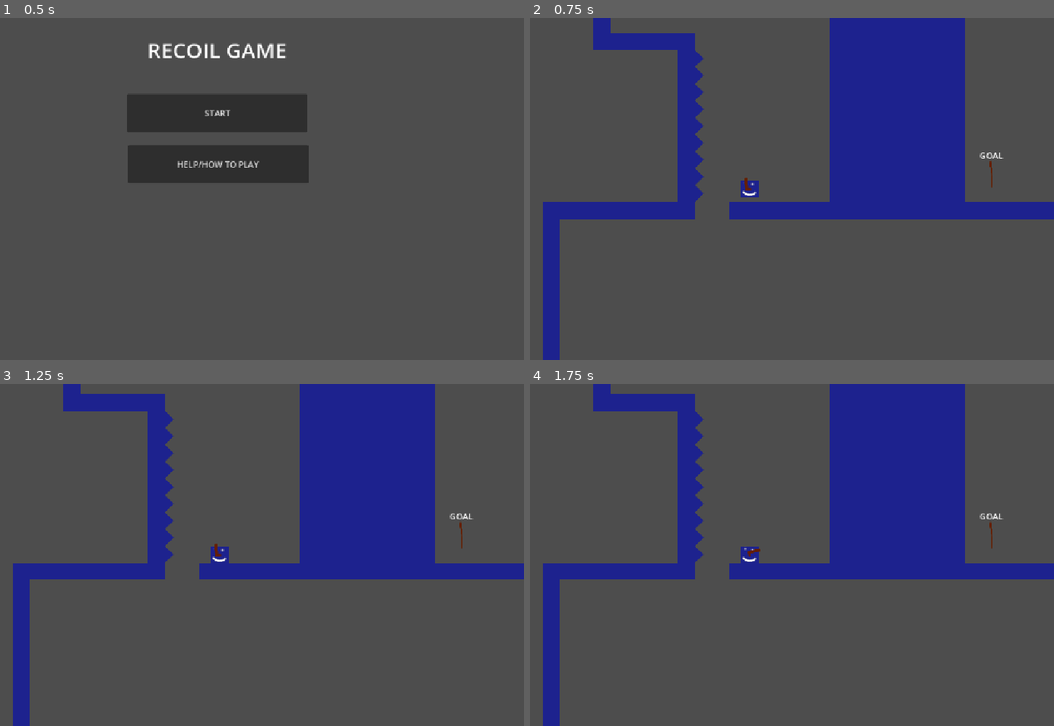
Above: before the commit, frames 1-4 (two rows, left to right).
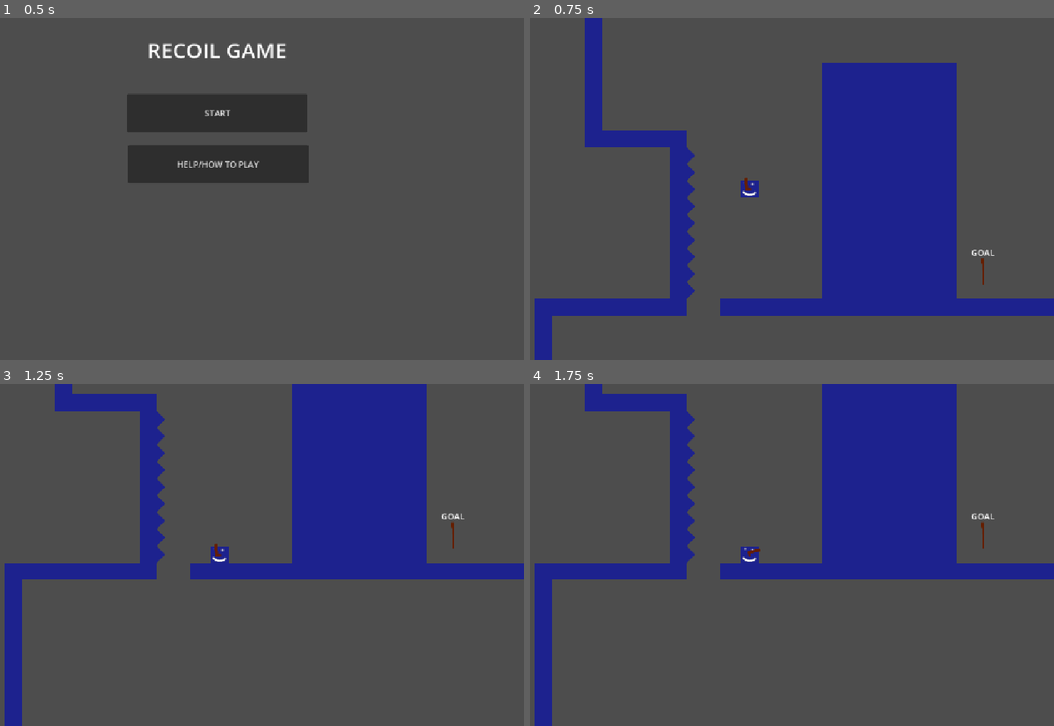
Above: after the commit, the same moments.

Repository: ejoit/Shooter-Game
Game: Godot game, scene res://Scenes/tile_screen.tscn
Same seed, same stepped clock (60 frames per second), same inputs: the game is played once before the commit and once after it.
Inputs (mouse positions are in pixels of both pictures, inside the frame that each line leads up to):
- Up to frame 1 (0.5 s): no input
- Up to frame 2 (0.75 s): click "START" at 0.5 s
- Up to frame 3 (1.25 s): no input
- Up to frame 4 (1.75 s): tap Enter (ui_accept) at 1.25, 1.52 s; move the mouse to (881, 537) at 1.27 s; hold Right (ui_right) from 1.28 s (still down); click (881, 537) at 1.35 s

Frame 1 is identical in both runs. In frame 2, 25% of the frame differs, in the area x 0-100%, y 0-100%; in frame 3, 4.9%; in frame 4, 4.9%.

Commit message:
YEYYEYEYSYYSYS
IT CHAGES STATE
this might actually work fuck yeah

Diff:
--- a/Levels/Test-Levels/TestLevel-0.tscn
+++ b/Levels/Test-Levels/TestLevel-0.tscn
@@ -56,4 +56,4 @@
 position = Vector2(528, -48)
 
 [node name="Player" parent="." unique_id=591046258 instance=ExtResource("4_qcqbd")]
-position = Vector2(72, -40)
+position = Vector2(88, -224)
--- a/Scenes/Player States/idle.gd
+++ b/Player/Scripts/Player States/idle.gd
@@ -1,5 +1,6 @@
 extends State
-
+@export
+var jump_state: State
 
 # Called when the node enters the scene tree for the first time.
 
@@ -18,6 +19,8 @@
 func process_input(event:InputEvent) -> State:
 	#return "inset stat name from that exort
 	#if Input.aation preess bleh bleh do retun state nmae
+
+		# change to air/ fall state
 	return null
 
 
@@ -25,9 +28,9 @@
 	parent.velocity.y += GRAVITY * delta
 	parent.move_and_slide()
 
-	if !parent.is_on_floor:
-		pass
-		# change to air/ fall state
+	if parent.is_on_floor():
+		return jump_state
+
 	return null
 
 # Called when the node enters the scene tree for the first time.
--- /dev/null
+++ b/Player/Scripts/Player States/jump.gd
@@ -0,0 +1,19 @@
+extends State
+
+
+# Called when the node enters the scene tree for the first time.
+func enter() -> void:
+	super()
+	print("jump test")
+
+func process_input(event:InputEvent) -> State:
+	#return "inset stat name from that exort
+	#if Input.aation preess bleh bleh do retun state nmae
+	return null
+
+func process_physics(delta: float) -> State:
+	parent.velocity.y += GRAVITY * delta
+	parent.move_and_slide()
+
+
+	return null
--- a/Scenes/player.tscn
+++ b/Scenes/player.tscn
@@ -6,7 +6,8 @@
 [ext_resource type="Script" uid="uid://co6ub37ujgp7h" path="res://Scripts/camera_2d.gd" id="3_vgqql"]
 [ext_resource type="AudioStream" uid="uid://u8e06n0l7dgt" path="res://beta Throwaway stuuf/Shoot6.wav" id="5_fkybt"]
 [ext_resource type="Script" uid="uid://dwgdvtddx81b3" path="res://Player/Scripts/state_machine.gd" id="6_3smsa"]
-[ext_resource type="Script" uid="uid://bcbi2g4y4c02m" path="res://Scenes/Player States/idle.gd" id="7_3smsa"]
+[ext_resource type="Script" uid="uid://bcbi2g4y4c02m" path="res://Player/Scripts/Player States/idle.gd" id="7_3smsa"]
+[ext_resource type="Script" uid="uid://cofxvhnt8whcu" path="res://Player/Scripts/Player States/jump.gd" id="7_8erm5"]
 
 [sub_resource type="RectangleShape2D" id="RectangleShape2D_vgqql"]
 size = Vector2(30, 30)
@@ -91,5 +92,10 @@
 starting_state = NodePath("idle")
 metadata/_custom_type_script = "uid://dwgdvtddx81b3"
 
-[node name="idle" type="Node" parent="StateMachine" unique_id=636971558]
+[node name="jump" type="Node" parent="StateMachine" unique_id=1026661141]
+script = ExtResource("7_8erm5")
+speed = 700
+
+[node name="idle" type="Node" parent="StateMachine" unique_id=636971558 node_paths=PackedStringArray("jump_state")]
 script = ExtResource("7_3smsa")
+jump_state = NodePath("../jump")
Renamed: Scenes/Player States/idle.gd.uid -> Player/Scripts/Player States/idle.gd.uid
Not shown, added: Player/Scripts/Player States/jump.gd.uid
